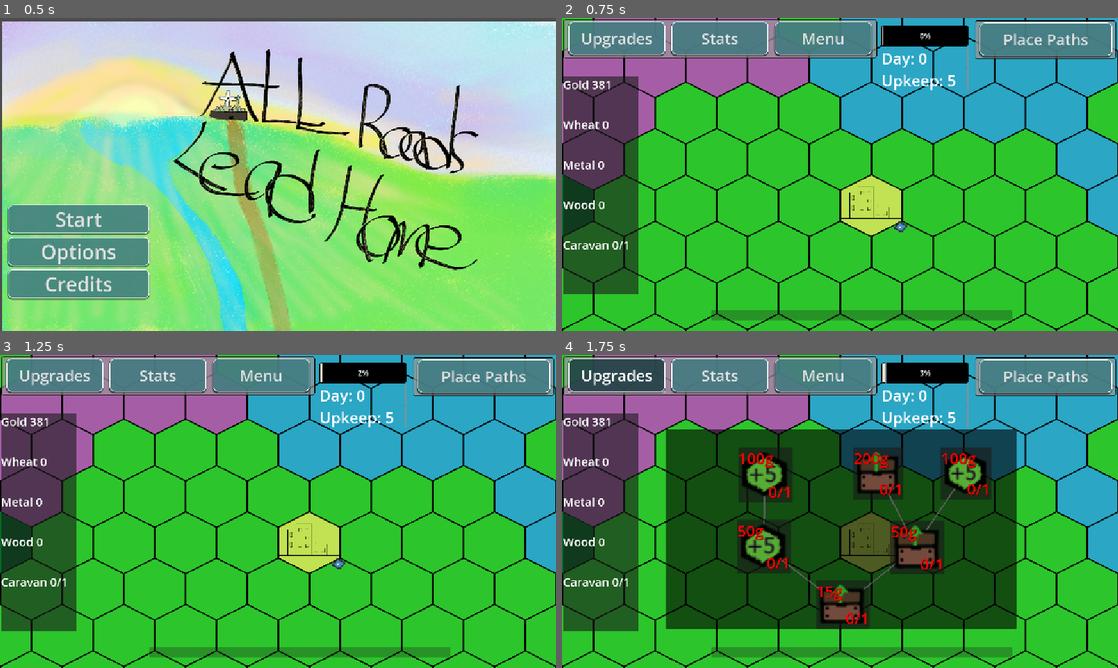
Above: before the commit, frames 1-4 (two rows, left to right).
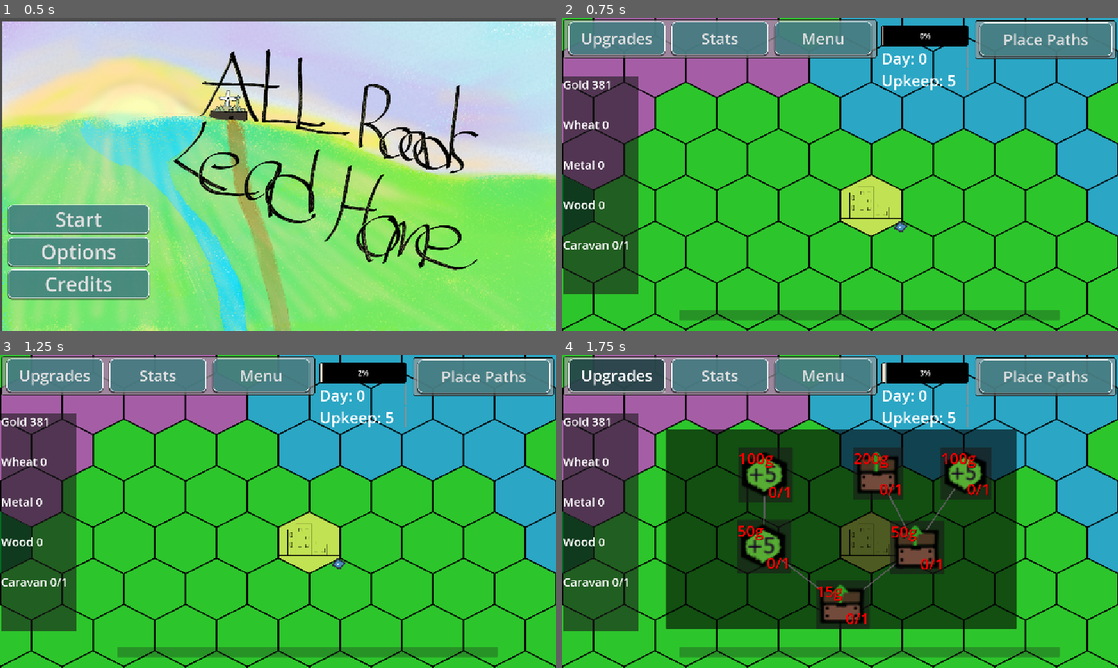
Above: after the commit, the same moments.

Repository: Group05Games/GMTK-Game-Jam-2025
Game: Godot game, scene res://Scenes/main_menu.tscn
Same seed, same stepped clock (60 frames per second), same inputs: the game is played once before the commit and once after it. The engine's default icon, where the game draws it, is replaced by a stand-in: a white triangle on a blue panel in a dark square.
Inputs:
- Up to frame 1 (0.5 s): no input
- Up to frame 2 (0.75 s): click "Start" at 0.5 s
- Up to frame 3 (1.25 s): no input
- Up to frame 4 (1.75 s): click "Upgrades" at 1.25 s

Frame 1 is identical in both runs. In frame 2, 0.4% of the frame differs, in the area x 21-90%, y 93-97%; in frame 3, 0.4%; in frame 4, 0.4%.

Commit message:
Add farm

Diff:
--- a/new-game-project/Scenes/UI/Card.tscn
+++ b/new-game-project/Scenes/UI/Card.tscn
@@ -6,6 +6,7 @@
 [ext_resource type="Texture2D" uid="uid://bang5pbwy57g6" path="res://Assets/Cards/Swamp.png" id="3_ghuro"]
 [ext_resource type="Texture2D" uid="uid://0en11mu3lcq0" path="res://Assets/Cards/Forest.png" id="3_n20b8"]
 [ext_resource type="Texture2D" uid="uid://bat87mpgw5by1" path="res://Assets/Cards/City.png" id="4_gnbdt"]
+[ext_resource type="Texture2D" uid="uid://cvw1qs1uuyol5" path="res://Assets/Cards/Farm.png" id="5_mbpun"]
 [ext_resource type="Texture2D" uid="uid://g4ojauodt46a" path="res://Assets/Cards/Water.png" id="6_c8xoj"]
 [ext_resource type="Texture2D" uid="uid://cieat0e4tu84o" path="res://Assets/Cards/Mine.png" id="6_rebix"]
 [ext_resource type="Texture2D" uid="uid://dkmj4225af0ge" path="res://Assets/Cards/Mountain.png" id="7_6tigm"]
@@ -35,6 +36,14 @@
 atlas = ExtResource("4_gnbdt")
 region = Rect2(96, 0, 96, 96)
 
+[sub_resource type="AtlasTexture" id="AtlasTexture_v8l6t"]
+atlas = ExtResource("5_mbpun")
+region = Rect2(0, 0, 96, 96)
+
+[sub_resource type="AtlasTexture" id="AtlasTexture_mwjbi"]
+atlas = ExtResource("5_mbpun")
+region = Rect2(96, 0, 96, 96)
+
 [sub_resource type="AtlasTexture" id="AtlasTexture_wtxqf"]
 atlas = ExtResource("3_n20b8")
 region = Rect2(0, 0, 96, 96)
@@ -117,6 +126,17 @@
 "loop": true,
 "name": &"card_city",
 "speed": 0.5
+}, {
+"frames": [{
+"duration": 1.0,
+"texture": SubResource("AtlasTexture_v8l6t")
+}, {
+"duration": 1.0,
+"texture": SubResource("AtlasTexture_mwjbi")
+}],
+"loop": true,
+"name": &"card_farm",
+"speed": 5.0
 }, {
 "frames": [{
 "duration": 1.0,
@@ -215,7 +235,7 @@
 [node name="CardTypeDisplay" type="AnimatedSprite2D" parent="Panel"]
 position = Vector2(64, 96)
 sprite_frames = SubResource("SpriteFrames_c8xoj")
-animation = &"card_city"
+animation = &"card_farm"
 
 [node name="Label" type="Label" parent="Panel"]
 layout_mode = 0
--- a/new-game-project/Scenes/UI/card.gd
+++ b/new-game-project/Scenes/UI/card.gd
@@ -11,7 +11,10 @@
 	"card_volcano",
 	"card_city",
 	"",
-	"card_city"
+	"card_city",
+	"",
+	"card_farm",
+	""
 ]
 
 func _ready():
--- a/new-game-project/Scenes/UI/card_inventory.gd
+++ b/new-game-project/Scenes/UI/card_inventory.gd
@@ -28,14 +28,13 @@
 		print("Loop child " + str(i))
 		container.get_child(i).gui_input.connect(on_card_clicked.bind(container.get_child(i).get_instance_id()))
 
-	add_card("1", 1)
+	add_card("1", 2)
 	add_card("0", 2)
-	add_card("1", -1)
 	add_card("3", 1)
-	add_card("1", 1)
-	add_card("7", 1)
 	add_card("9", 1)
-	add_card("8", 1)
+	add_card("5", 1)
+	add_card("10", 1)
+	add_card("11", 1)
 
 # Add or remove cards to the inventory
 func add_card(type: String, amount: int) -> void:
Binary file added: new-game-project/Assets/Cards/Farm.png
Not shown, added: new-game-project/Assets/Cards/Farm.png.import
Not shown: 1 places in new-game-project/Scenes/UI/Card.tscn that only renumber resources
